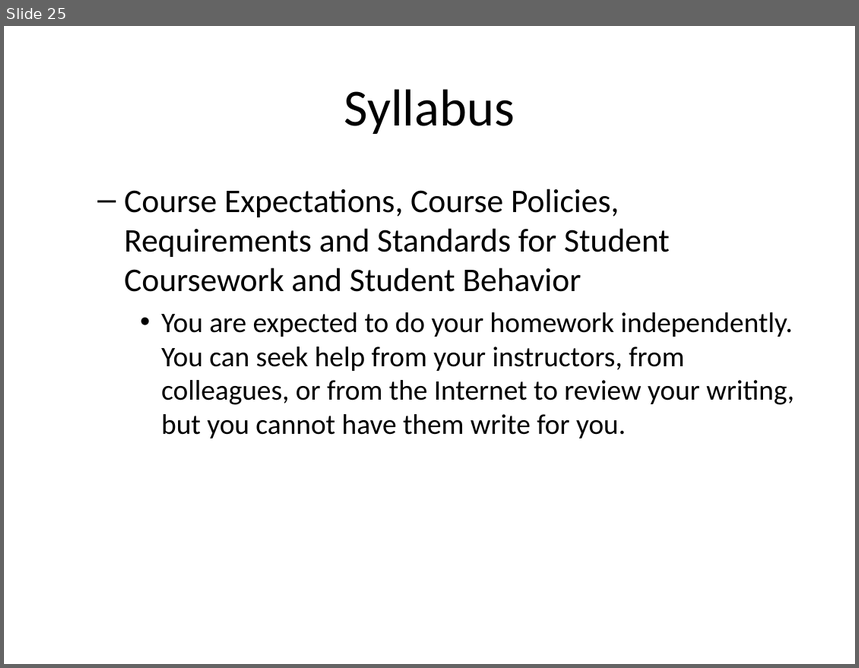
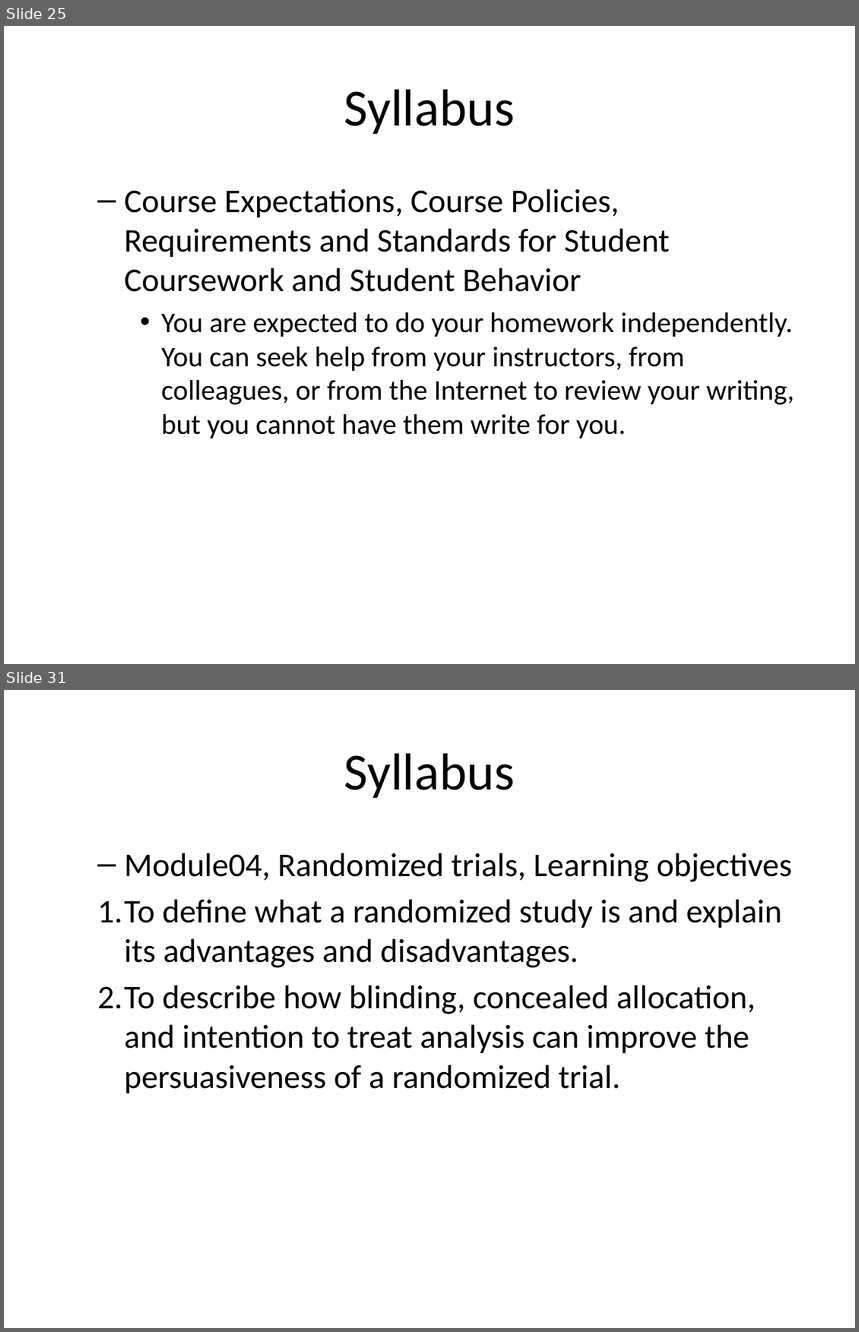
Before and after one commit to pmean/classes, a slide deck: clinical-research-methodology/src/video00-overview.pptx. Shown one above the other, each under a label of ours: slide 25 before the commit, slides 25 and 31 after it; the slides between them are not shown. The pictures are 859x668 and 859x1332 pixels, drawn with LibreOffice and Linux fonts; fonts in the diff are those of the drawing. Boxes give left, top, right and bottom in pixels: in the first picture for what was removed or moved away, otherwise in the second. Text is boxed around its words. In the diff, an @@ line names an element or a change of style, - is before the commit and + after.

```diff
--- a/clinical-research-methodology/src/video00-overview.pptx
+++ b/clinical-research-methodology/src/video00-overview.pptx
@@ slide 31 added at box(4, 690, 855, 1328), background #FFFFFF @@
@@ title added at box(344, 753, 515, 798), 44 pt, text #000000 @@
+Syllabus
@@ text added at box(97, 853, 792, 1094), 28 pt, text #000000 @@
+  – Module04, Randomized trials, Learning objectives
+  1. To define what a randomized study is and explain its advantages and disadvantages.
+  2. To describe how blinding, concealed allocation, and intention to treat analysis can improve the persuasiveness of a randomized trial.
```
Also in this commit, not shown: 9 slides changed, 21 other slides added, 1 slide removed, 2 other files.
